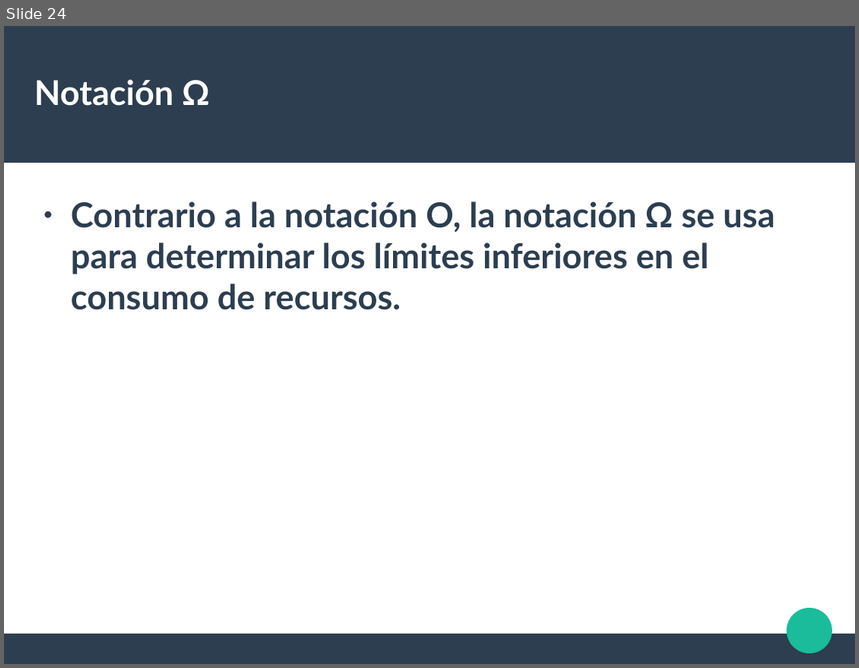
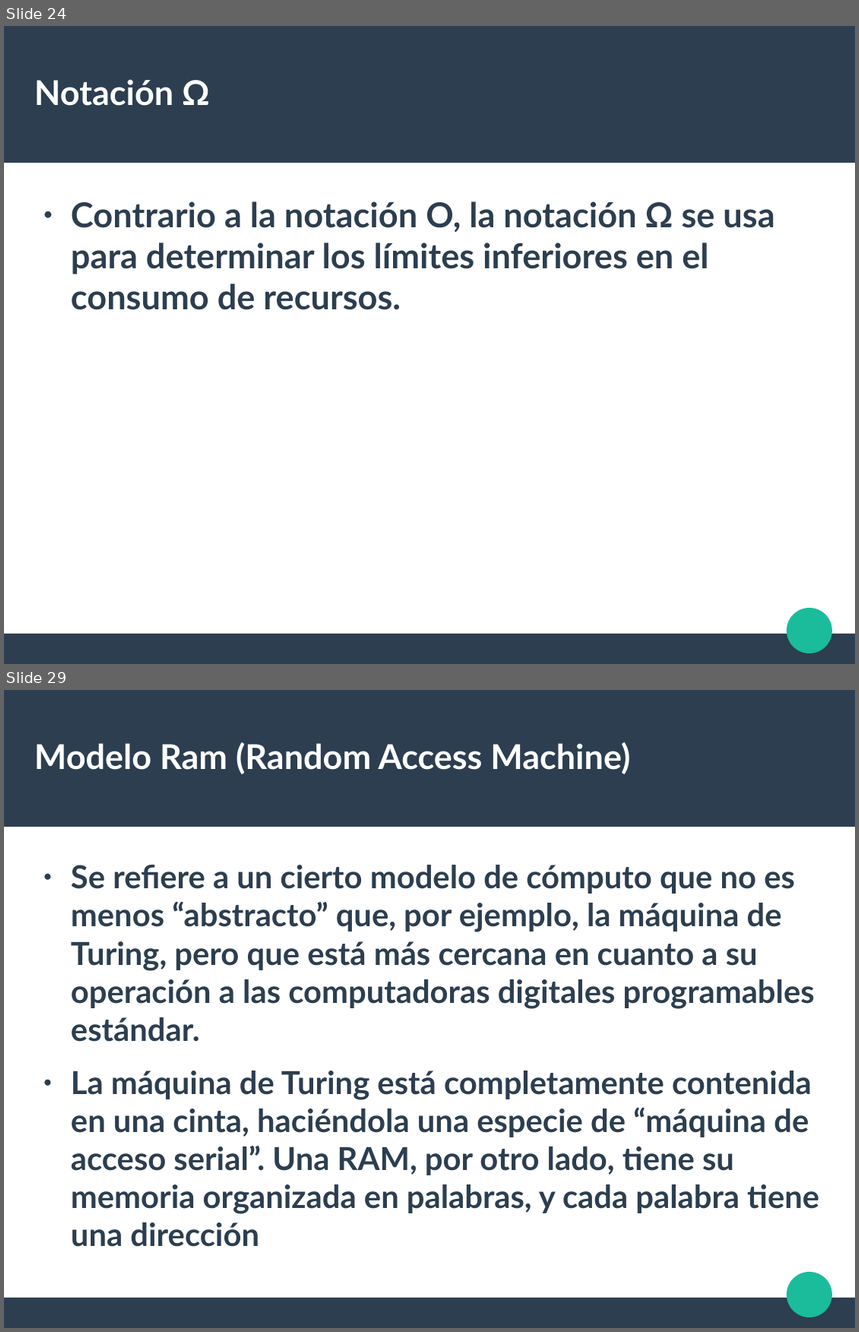
Before and after one commit to liowiki/EDA1-20192, a slide deck: Tema2.odp. Shown one above the other, each under a label of ours: slide 24 before the commit, slides 24 and 29 after it; the slides between them are not shown. The pictures are 859x668 and 859x1332 pixels, drawn with LibreOffice and Linux fonts; fonts in the diff are those of the drawing. Boxes give left, top, right and bottom in pixels: in the first picture for what was removed or moved away, otherwise in the second. Text is boxed around its words. In the diff, an @@ line names an element or a change of style, - is before the commit and + after.

```diff
--- a/Tema2.odp
+++ b/Tema2.odp
@@ slide 29 added at (x1=4, y1=690, x2=855, y2=1328), background #FFFFFF; not listed: 3 template elements that a slide beside it also shows @@
@@ title added at (x1=34, y1=742, x2=630, y2=774), 31.9 pt, text #FFFFFF, bold @@
+Modelo Ram (Random Access Machine)
@@ text added at (x1=71, y1=865, x2=819, y2=1247), 29.6 pt, text #2C3E50, bold @@
+● Se refiere a un cierto modelo de cómputo que no es menos “abstracto” que, por ejemplo, la máquina de Turing, pero que está más cercana en cuanto a su operación a las computadoras digitales programables estándar.
+● La máquina de Turing está completamente contenida en una cinta, haciéndola una especie de “máquina de acceso serial”. Una RAM, por otro lado, tiene su memoria organizada en palabras, y cada palabra tiene una dirección
```
Also in this commit, not shown: 1 slide changed, 14 other slides added, 1 slide removed, 1 other file.
